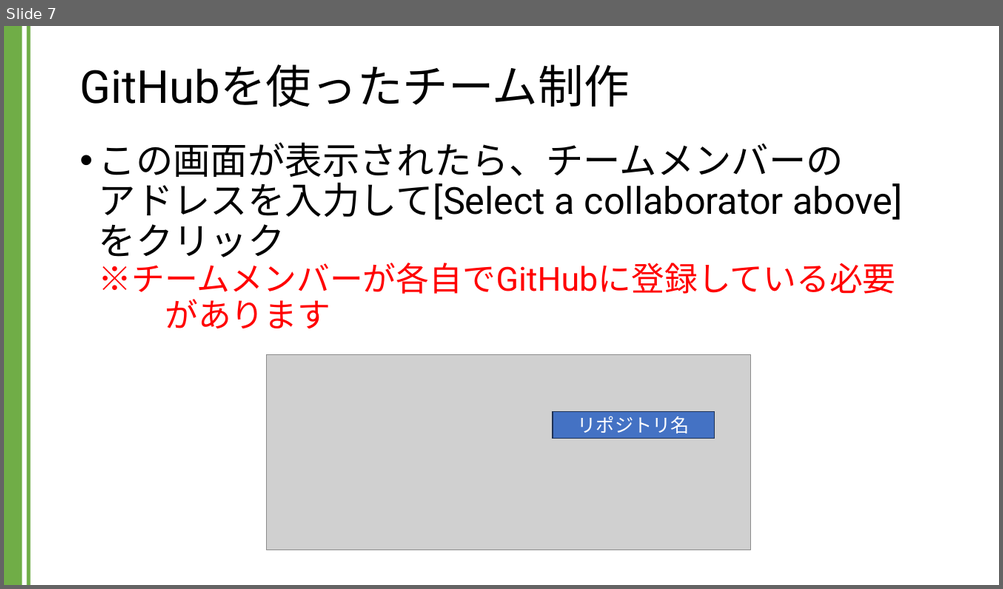
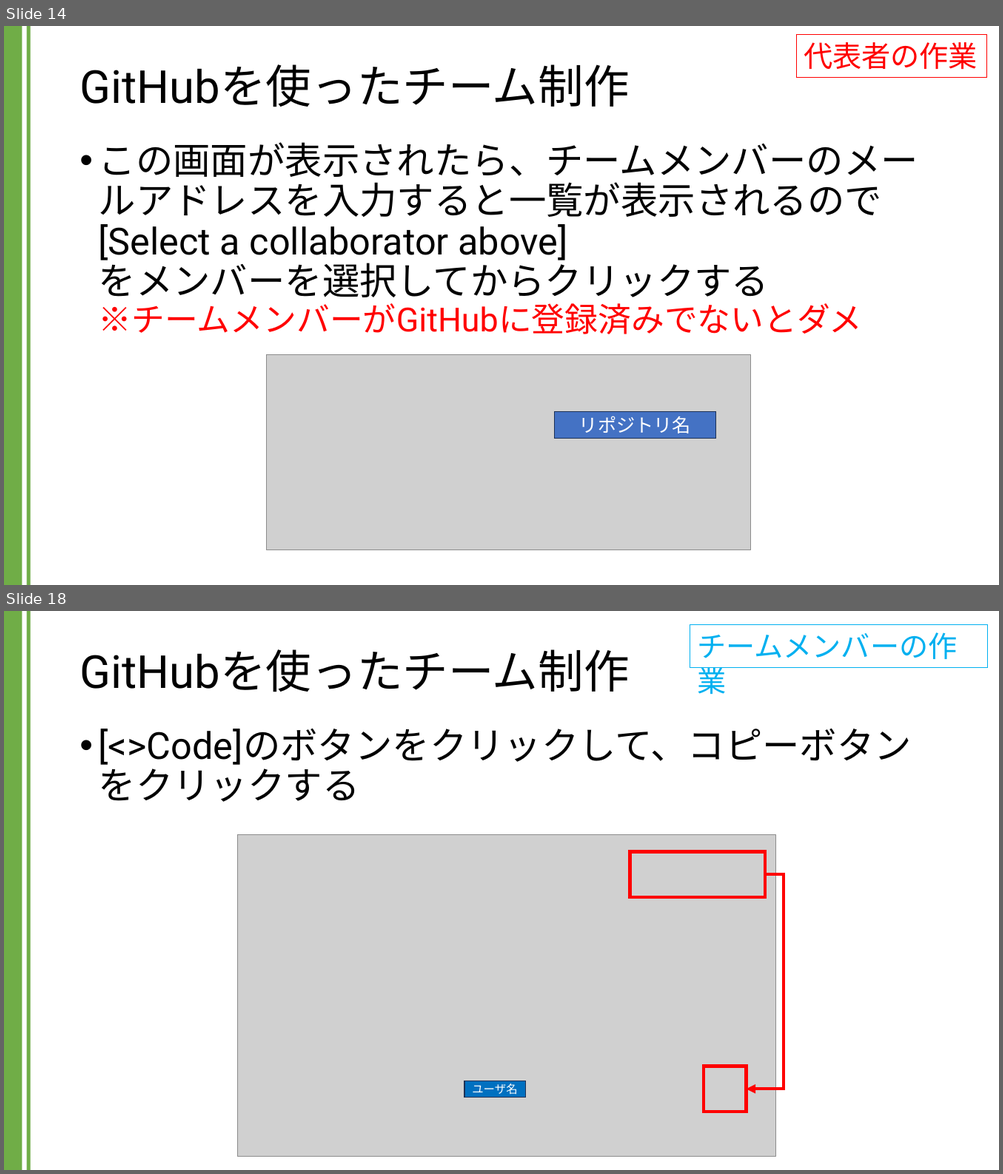
Before and after one commit to kic-murata/cpp2024, a slide deck: 授業資料/GitHubを用いたチーム制作.pptx. Shown one above the other, each under a label of ours: slide 7 before the commit, slides 14 and 18 after it; the slides between them are not shown. The pictures are 1003x589 and 1003x1174 pixels, drawn with LibreOffice and Linux fonts; fonts in the diff are those of the drawing; grey boxes stand for pictures. Boxes give left, top, right and bottom in pixels: in the first picture for what was removed or moved away, otherwise in the second. Text is boxed around its words. In the diff, an @@ line names an element or a change of style, - is before the commit and + after.

```diff
--- a/授業資料/GitHubを用いたチーム制作.pptx
+++ b/授業資料/GitHubを用いたチーム制作.pptx
@@ slide 18 added at (4,611,999,1170), background #FFFFFF; not listed: 2 template elements that a slide beside it also shows @@
@@ rectangle added at (690,624,987,667), outline #00B0F0 0.75 pt, 28 pt, text #00B0F0 @@
+チームメンバーの作業
@@ title added at (79,649,629,692), 44 pt, text #000000 @@
+GitHubを使ったチーム制作
@@ text added at (99,729,912,802), 36 pt, text #000000 @@
+• [<>Code]のボタンをクリックして、コピーボタンをクリックする
@@ picture added at (238,834,776,1156) @@
@@ rectangle added at (630,852,765,897), outline #FF0000 3 pt @@
@@ elbow arrow added from (765, 874) to (746, 1089), #FF0000 3 pt @@
@@ rectangle added at (704,1067,746,1113), outline #FF0000 3 pt @@
@@ rectangle added at (464,1081,526,1097), fill #0070C0, outline #1E3256 1 pt, 11 pt, text #FFFFFF @@
+ユーザ名
@@ what was slide 7 is now slide 14 @@
@@ slide 14 changed as well @@
@@ rectangle added at (797,34,987,77), outline #FF0000 0.75 pt, 28 pt, text #FF0000 @@
+代表者の作業
@@ text at (99,142,918,335): text changed @@
-• この画面が表示されたら、チームメンバーの
-  アドレスを入力して[Select a collaborator above]をクリック
-  ※チームメンバーが各自でGitHubに登録している必要
-  があります
+• この画面が表示されたら、チームメンバーのメールアドレスを入力すると一覧が表示されるので
+  [Select a collaborator above]
+  をメンバーを選択してからクリックする
+  ※チームメンバーがGitHubに登録済みでないとダメ
```
Also in this commit, not shown: 5 other slides changed, 27 other slides added, 2 other files.
